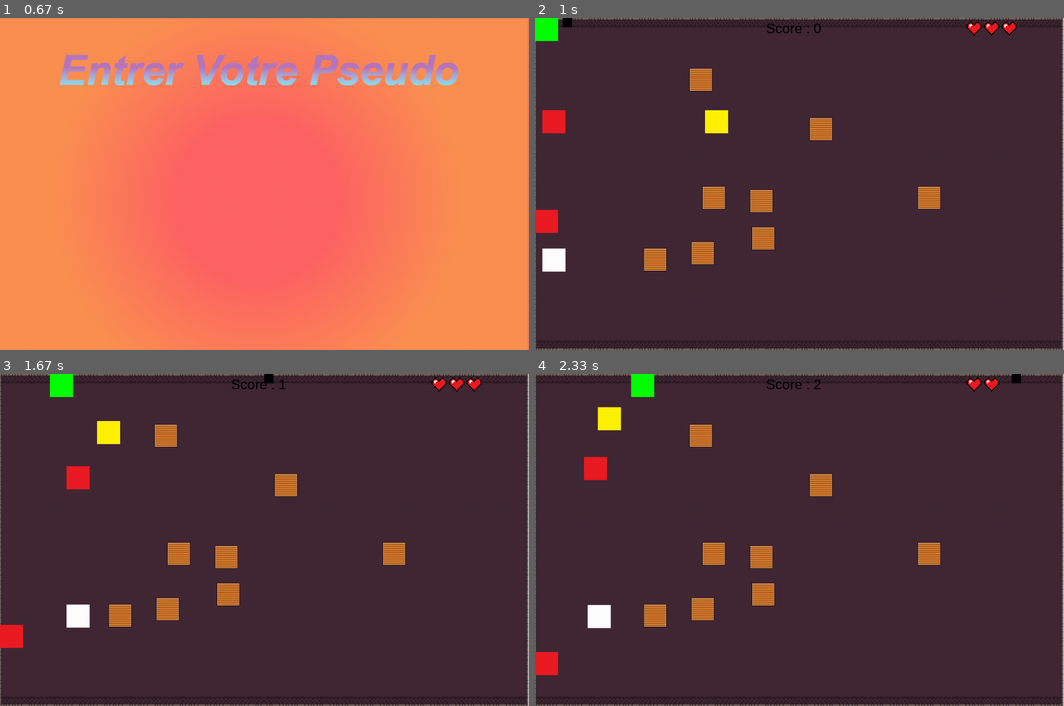
Above: before the commit, frames 1-4 (two rows, left to right).
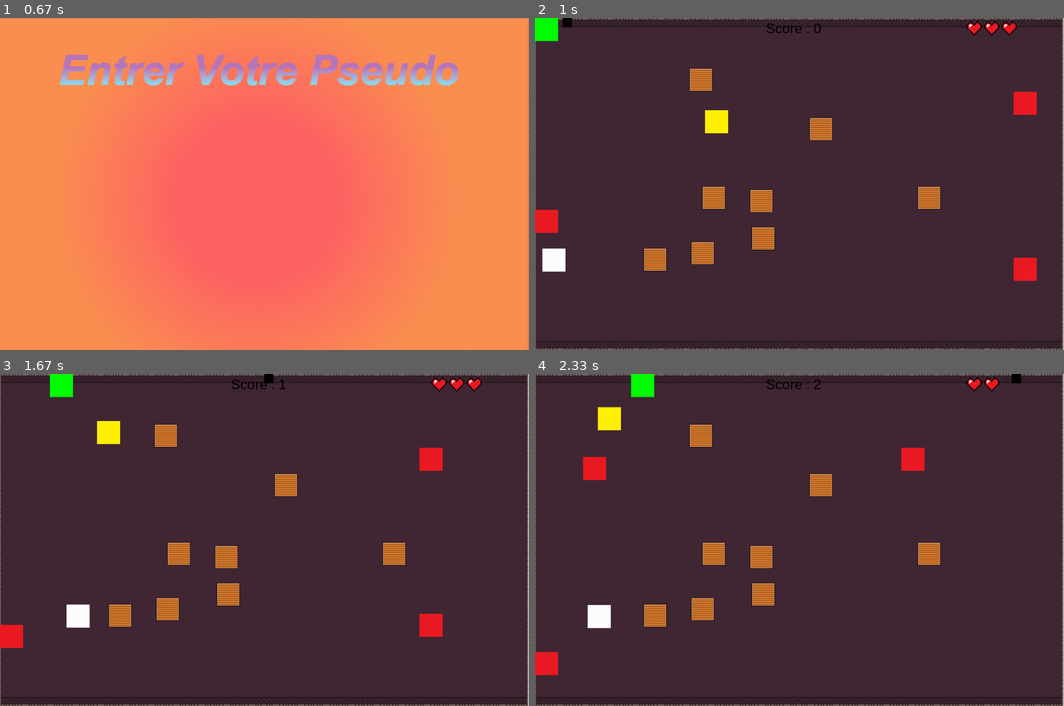
Above: after the commit, the same moments.

Repository: matthieurobert/Projet-ISN
Game: pygame game, started from test_bot.py
Same seed, same stepped clock (60 frames per second), same inputs: the game is played once before the commit and once after it.
Inputs (mouse positions are in pixels of both pictures, inside the frame that each line leads up to):
- Up to frame 1 (0.67 s): click (253, 197) at 0.38 s
- Up to frame 2 (1 s): tap Enter at 0.67 s
- Up to frame 3 (1.67 s): hold D 1-1.47 s; hold W from 1.55 s (still down)
- Up to frame 4 (2.33 s): tap V at 1.7 s; release W at 1.85 s; hold D from 1.88 s (still down)

Frame 1 is identical in both runs. In frame 2, 0.9% of the frame differs, in the area x 1-95%, y 22-80%; in frame 3, 0.9%; in frame 4, 0.4%.

Commit message:
Update test_bot.py
ajout d'un 2eme bot pab2

Diff:
--- a/test_bot.py
+++ b/test_bot.py
@@ -59,26 +59,28 @@
 
 class LRBot(pygame.sprite.Sprite):
 
-	def __init__(self):
-		pygame.sprite.Sprite.__init__(self)
-		self.image = pygame.image.load("Test_Matthieu/sprite2.png")
-		screen = pygame.display.get_surface()
-		self.area = screen.get_rect()
-		self.rect = pygame.Rect(0,200,50,50)
-		self.speed = [1, 0]
-		self.update()
-
-
-	def update(self):
-		if self.rect.left < 0 or self.rect.right > 1095:
-			self.speed[0] = -self.speed[0]
-
-		for d in range (0,len(rekt_boîte)):
-
-			if self.rect.colliderect(rekt_boîte[d]):
-				self.speed[0] = -self.speed[0]
-
-		self.rect = self.rect.move(self.speed)
+    def __init__(self):
+        pygame.sprite.Sprite.__init__(self)
+        self.image = pygame.image.load("Test_Matthieu/sprite2.png")
+        screen = pygame.display.get_surface()
+        self.area = screen.get_rect()
+        rand = randrange(1,18)
+        coor=bot_x_y[rand+1]
+        self.rect = pygame.Rect(coor[0],coor[1],coor[2],coor[3])
+        self.speed = [1, 0]
+        self.update()
+
+
+    def update(self):
+        if self.rect.left < 0 or self.rect.right > 1095:
+            self.speed[0] = -self.speed[0]
+
+        for d in range (0,len(rekt_boîte)):
+
+            if self.rect.colliderect(rekt_boîte[d]):
+                self.speed[0] = -self.speed[0]
+
+        self.rect = self.rect.move(self.speed)
 
 
 		#print(self.speed)
@@ -210,6 +212,7 @@
 pygame.display.flip()
 bot = TBBot()
 pab = LRBot()
+pab2 = LRBot()
 follower = FolBot()
 balle = Pojectiles()
 ran = RBot()
@@ -261,15 +264,17 @@
                 else:
                     follower.bas()
 
-            if pab.rect.colliderect(position_perso):
+            if pab.rect.colliderect(position_perso) or pab2.rect.colliderect(position_perso) :
                 point_vie = point_vie - 1
                 if point_vie != 0:
                     musique_blesse()
-                rand = randrange(1,18)
+                rand = randrange(1,17)
                 follower.rect= pygame.Rect(bot_x_y[rand])
                 pab.rect= pygame.Rect(bot_x_y[rand+1])
+                pab2.rect= pygame.Rect(bot_x_y[rand+2])
                 fenetre.blit( follower.image,follower.rect)
                 fenetre.blit( pab.image, pab.rect)
+                fenetre.blit( pab2.image, pab2.rect)
 
             for event in pygame.event.get():
                 if event.type == pygame.QUIT:
@@ -286,6 +291,7 @@
 
 
             fenetre.blit( pab.image, pab.rect)
+            fenetre.blit( pab2.image, pab2.rect)
             fenetre.blit( bot.image, bot.rect)
             fenetre.blit( ran.image, ran.rect)
             fenetre.blit(perso,position_perso)
@@ -296,6 +302,7 @@
                 fenetre.blit( balle.image, balle.rect)
 
             pab.update()
+            pab2.update()
             bot.update()
             ran.update()
             balle.droite()
